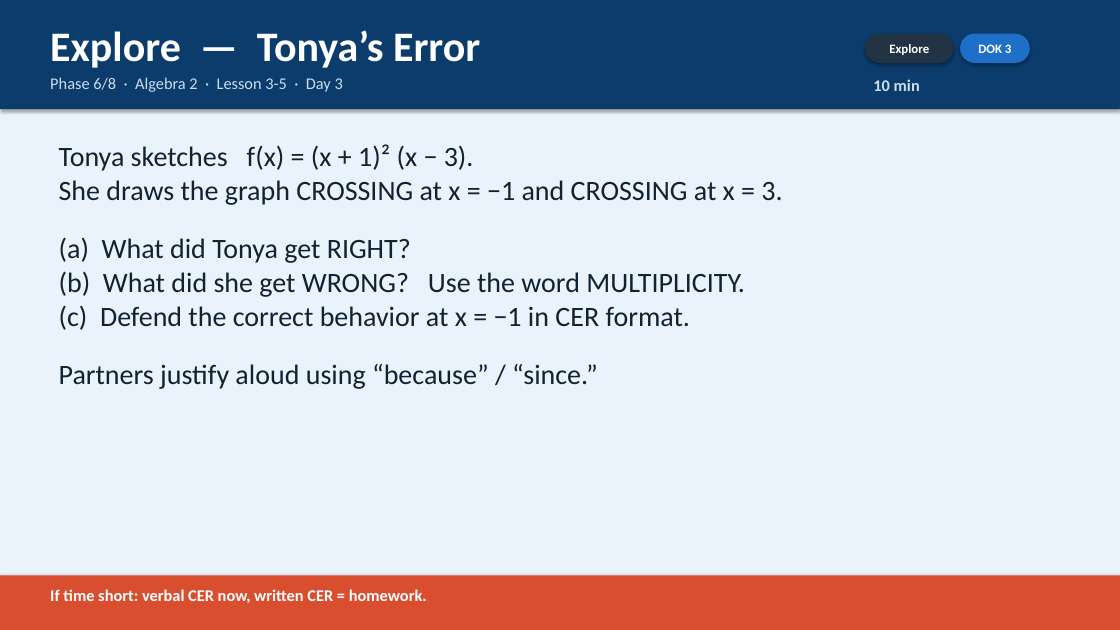
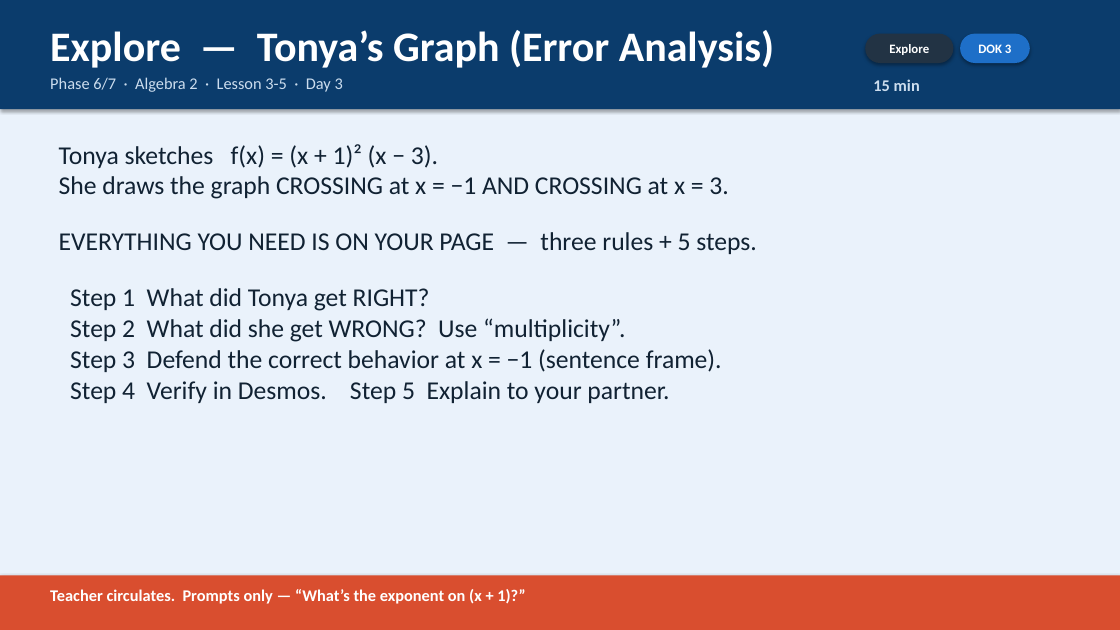
Before and after one commit to robjohncolson/Lesson_planning, a slide deck: slide 7 of Day_3_Slides.pptx. Drawn at 1120x630 pixels with LibreOffice and Linux fonts; fonts in the diff are those of the drawing. Boxes give left, top, right and bottom in pixels: in the first picture for what was removed or moved away, otherwise in the second. Text is boxed around its words. In the diff, an @@ line names an element or a change of style, - is before the commit and + after.

```diff
--- a/Day_3_Slides.pptx
+++ b/Day_3_Slides.pptx
@@ text at <box>50,30,774,68</box>: text changed @@
-Explore — Tonya’s Error
+Explore — Tonya’s Graph (Error Analysis)
@@ text at <box>50,77,343,92</box>: text changed @@
-Phase 6/8 · Algebra 2 · Lesson 3-5 · Day 3
+Phase 6/7 · Algebra 2 · Lesson 3-5 · Day 3
@@ text at <box>873,79,920,91</box>: text changed @@
-10 min
+15 min
@@ text at <box>59,144,438,168</box>: size 24 to 22 pt in "Tonya sketches f(x) = (x + 1)² ..." @@
@@ text at <box>59,176,757,403</box>: text changed; size 24 to 22 pt @@
-She draws the graph CROSSING at x = −1 and CROSSING at x = 3.
-(a) What did Tonya get RIGHT?
-(b) What did she get WRONG? Use the word MULTIPLICITY.
-(c) Defend the correct behavior at x = −1 in CER format.
-Partners justify aloud using “because” / “since.”
+She draws the graph CROSSING at x = −1 AND CROSSING at x = 3.
+EVERYTHING YOU NEED IS ON YOUR PAGE — three rules + 5 steps.
+Step 1 What did Tonya get RIGHT?
+Step 2 What did she get WRONG? Use “multiplicity”.
+Step 3 Defend the correct behavior at x = −1 (sentence frame).
+Step 4 Verify in Desmos. Step 5 Explain to your partner.
@@ text at <box>50,589,525,604</box>: text changed @@
-If time short: verbal CER now, written CER = homework.
+Teacher circulates. Prompts only — “What’s the exponent on (x + 1)?”
```
Also in this commit, not shown: 7 other slides changed, 1 slide removed, 22 other files.
